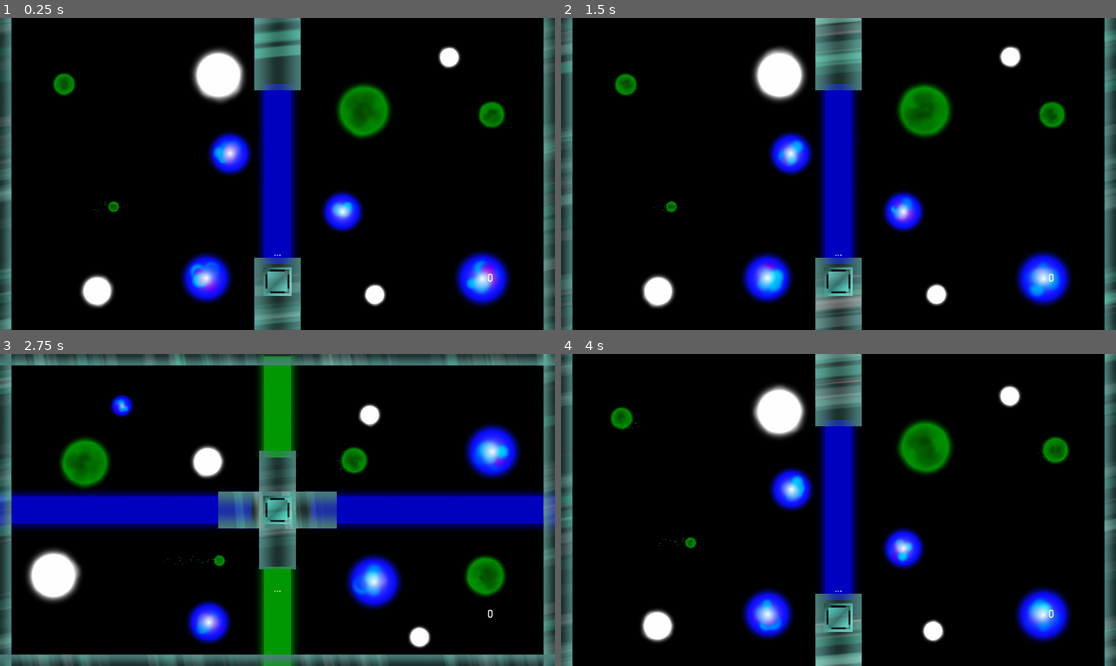
Above: before the commit, frames 1-4 (two rows, left to right).
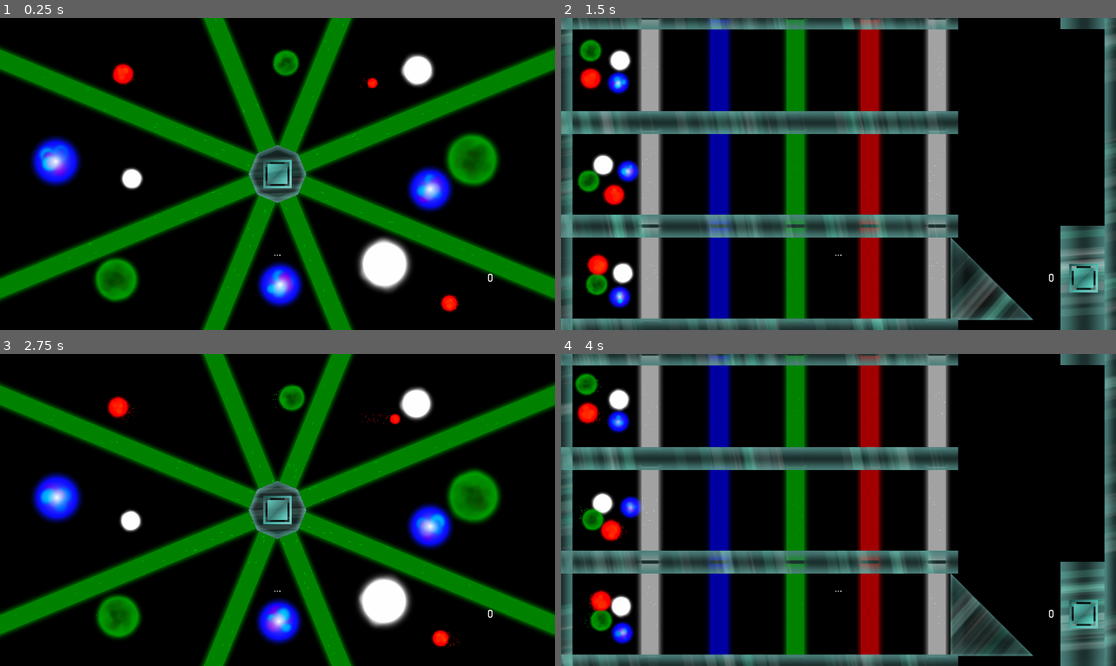
Above: after the commit, the same moments.

Repository: Dark-Gran/Spirit-Circles
Game: Godot game, scene res://src/Main.tscn
Two runs of this game, one before a commit and one after it. Both use one fixed random seed, a clock stepped at 60 frames per second and the inputs below.
Inputs (mouse positions are in pixels of both pictures, inside the frame that each line leads up to):
- Up to frame 1 (0.25 s): no input
- Up to frame 2 (1.5 s): move the mouse to (960, 158) at 0.52 s; hold Right (ui_right) 0.53-1.28 s; tap Space (ui_accept) at 0.77 s; move the mouse to (727, 189) at 1.27 s; hold Left (ui_left) from 1.28 s (still down)
- Up to frame 3 (2.75 s): tap Space (ui_accept) at 1.52 s; move the mouse to (333, 441) at 2.02 s; release Left (ui_left) at 2.03 s; hold Right (ui_right) from 2.03 s (still down)
- Up to frame 4 (4 s): move the mouse to (810, 572) at 2.77 s; tap Space (ui_accept) at 3.02, 3.77 s; move the mouse to (1005, 556) at 3.52 s; release Right (ui_right) at 3.53 s; hold Left (ui_left) from 3.53 s (still down)

The runs differ from the first frame. In frame 1, 46% of the frame differs, in the area x 0-100%, y 0-100%; in frame 2, 52%; in frame 3, 58%; in frame 4, 52%.

Commit message:
various visual updates

Diff:
--- a/src/world/Circle.gd
+++ b/src/world/Circle.gd
@@ -21,7 +21,7 @@
 		"lowest_power": 10
 	},
 	ColorType.GREEN: {
-		"color": Color(0, 0.55, 0), # todo color-palette
+		"color": Color(0, 0.6, 0), # todo color-palette
 		"speed": 1.4,
 		"lowest_power": 5
 	},
--- a/src/world/World.gd
+++ b/src/world/World.gd
@@ -27,7 +27,7 @@
 		level_times.append(0)
 	$DebugGUI/FPS.visible = false
 	enable_continue(false)
-	level_id = 9
+	level_id = 20
 	move_to_level(level_id)
 
 func reload_level():
--- a/src/world/circle_effects/ParticlesGreen.tscn
+++ b/src/world/circle_effects/ParticlesGreen.tscn
@@ -80,7 +80,7 @@
 orbit_velocity = 0.0
 orbit_velocity_random = 0.0
 damping = 10.0
-scale = 0.05
+scale = 0.06
 scale_random = 0.12
 color_ramp = SubResource( 11 )
 hue_variation = -0.1
--- a/src/world/circle_effects/ParticlesRed.tscn
+++ b/src/world/circle_effects/ParticlesRed.tscn
@@ -55,14 +55,14 @@
 scale = 0.04
 color_ramp = SubResource( 5 )
 
-[sub_resource type="Gradient" id=16]
-offsets = PoolRealArray( 0, 0.385621, 0.633987, 1 )
+[sub_resource type="Gradient" id=8]
+offsets = PoolRealArray( 0, 0.385621, 0.607843, 1 )
 colors = PoolColorArray( 1, 0, 0, 0, 1, 0, 0, 1, 1, 0, 0, 1, 1, 0, 0, 0 )
 
-[sub_resource type="GradientTexture" id=17]
-gradient = SubResource( 16 )
+[sub_resource type="GradientTexture" id=9]
+gradient = SubResource( 8 )
 
-[sub_resource type="ParticlesMaterial" id=18]
+[sub_resource type="ParticlesMaterial" id=10]
 flag_disable_z = true
 direction = Vector3( 0, 0, 0 )
 spread = 180.0
@@ -73,9 +73,9 @@
 damping = 10.0
 scale = 0.15
 scale_random = 0.12
-color_ramp = SubResource( 17 )
+color_ramp = SubResource( 9 )
 hue_variation = 0.09
-hue_variation_random = 0.41
+hue_variation_random = 0.27
 
 [node name="Particles" type="Node2D"]
 
@@ -137,5 +137,5 @@
 preprocess = 6.0
 speed_scale = 0.1
 visibility_rect = Rect2( -50, -50, 100, 100 )
-process_material = SubResource( 18 )
+process_material = SubResource( 10 )
 texture = ExtResource( 1 )
--- a/src/world/obstacles/Beam.gd
+++ b/src/world/obstacles/Beam.gd
@@ -26,7 +26,7 @@
 	$Particles2D2.modulate = color
 	$Particles2D3.modulate = color
 	$Particles2D4.modulate = color
-	$MeshInstance2D.modulate.a = 0.5
+	$MeshInstance2D.modulate.a = 0.4
 
 func _physics_process(delta):
 	# Check state
--- a/src/world/obstacles/Beam.tscn
+++ b/src/world/obstacles/Beam.tscn
@@ -79,8 +79,8 @@
 mesh = SubResource( 1 )
 
 [node name="Sprite" type="Sprite" parent="."]
-position = Vector2( 0.00689459, -1.25328 )
-scale = Vector2( 0.732445, 0.97512 )
+position = Vector2( -0.326819, -1.25328 )
+scale = Vector2( 0.736418, 0.97512 )
 texture = ExtResource( 2 )
 
 [node name="Particles2D" type="Particles2D" parent="."]
@@ -89,7 +89,8 @@
 lifetime = 5.0
 preprocess = 6.0
 randomness = 1.0
-process_material = SubResource( 3 )
+visibility_rect = Rect2( -250, -250, 500, 500 )
+process_material = SubResource( 4 )
 texture = ExtResource( 3 )
 
 [node name="Particles2D3" type="Particles2D" parent="."]
@@ -98,7 +99,8 @@
 lifetime = 5.0
 preprocess = 6.0
 speed_scale = 3.0
-process_material = SubResource( 7 )
+visibility_rect = Rect2( -250, -250, 500, 500 )
+process_material = SubResource( 5 )
 texture = ExtResource( 3 )
 
 [node name="Particles2D2" type="Particles2D" parent="."]
@@ -107,6 +109,7 @@
 lifetime = 5.0
 preprocess = 6.0
 randomness = 1.0
+visibility_rect = Rect2( -250, -250, 500, 500 )
 process_material = SubResource( 6 )
 texture = ExtResource( 3 )
 
@@ -116,13 +119,14 @@
 lifetime = 5.0
 preprocess = 5.5
 speed_scale = 3.0
+visibility_rect = Rect2( -250, -250, 500, 500 )
 process_material = SubResource( 6 )
 texture = ExtResource( 3 )
 
 [node name="CollisionShape2D" type="CollisionShape2D" parent="."]
 visible = false
 scale = Vector2( 3, 25 )
-shape = SubResource( 2 )
+shape = SubResource( 7 )
 
 [node name="Area2D" type="Area2D" parent="."]
 visible = false
Not shown: 6 places in src/world/circle_effects/ParticlesRed.tscn that only renumber resources
Not shown: 5 places in src/world/obstacles/Beam.tscn that only renumber resources
